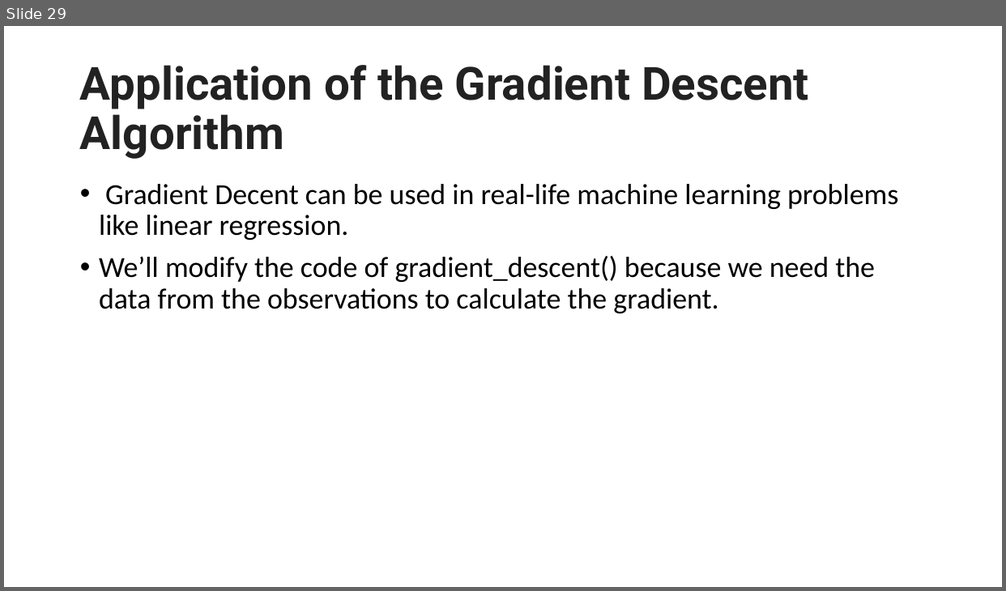
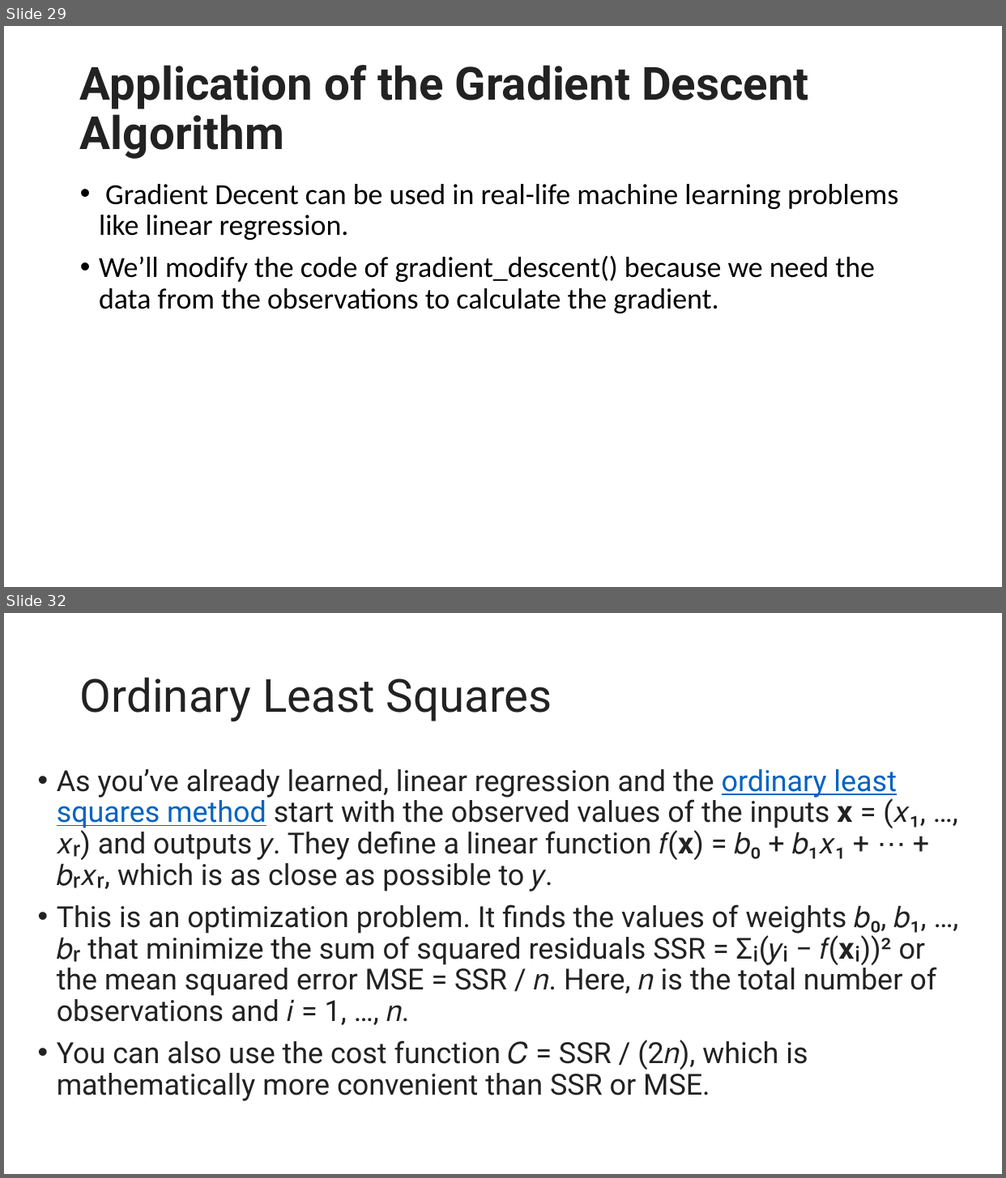
Before and after one commit to motazsaad/Math-Statistics-DataScience, a slide deck: slides/Stochastic Gradient Descent Algorithm.pptx. Shown one above the other, each under a label of ours: slide 29 before the commit, slides 29 and 32 after it; the slides between them are not shown. The pictures are 1006x591 and 1006x1178 pixels, drawn with LibreOffice and Linux fonts; fonts in the diff are those of the drawing. Boxes give left, top, right and bottom in pixels: in the first picture for what was removed or moved away, otherwise in the second. Text is boxed around its words. In the diff, an @@ line names an element or a change of style, - is before the commit and + after.

```diff
--- a/slides/Stochastic Gradient Descent Algorithm.pptx
+++ b/slides/Stochastic Gradient Descent Algorithm.pptx
@@ slide 32 added at box(4, 613, 1002, 1174), background #FFFFFF @@
@@ title added at box(80, 677, 552, 722), 44 pt, text #222222 @@
+Ordinary Least Squares
@@ text added at box(57, 769, 936, 1101), 28 pt, text #222222 @@
+• As you’ve already learned, linear regression and the ordinary least squares method start with the observed values of the inputs 𝐱 = (𝑥₁, …, 𝑥ᵣ) and outputs 𝑦. They define a linear function 𝑓(𝐱) = 𝑏₀ + 𝑏₁𝑥₁ + ⋯ + 𝑏ᵣ𝑥ᵣ, which is as close as possible to 𝑦.
+• This is an optimization problem. It finds the values of weights 𝑏₀, 𝑏₁, …, 𝑏ᵣ that minimize the sum of squared residuals SSR = Σᵢ(𝑦ᵢ − 𝑓(𝐱ᵢ))² or the mean squared error MSE = SSR / 𝑛. Here, 𝑛 is the total number of observations and 𝑖 = 1, …, 𝑛.
+• You can also use the cost function 𝐶 = SSR / (2𝑛), which is mathematically more convenient than SSR or MSE.
```
Also in this commit, not shown: 1 slide changed, 5 other slides added, 6 slides removed.
